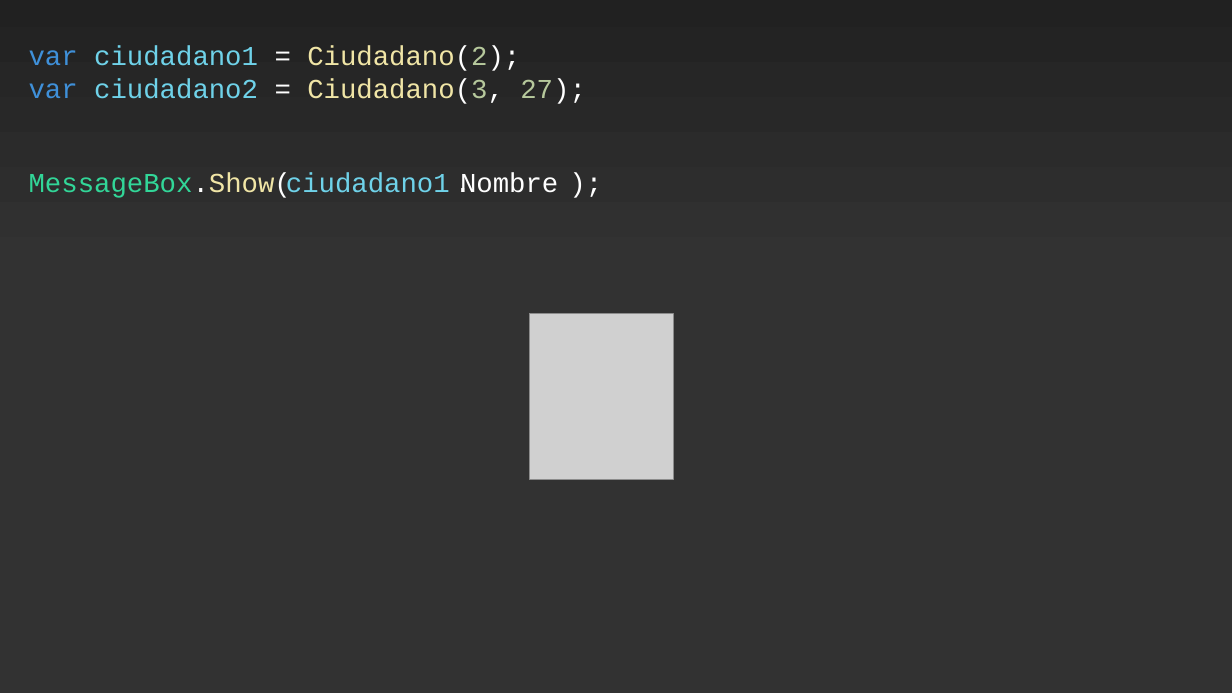
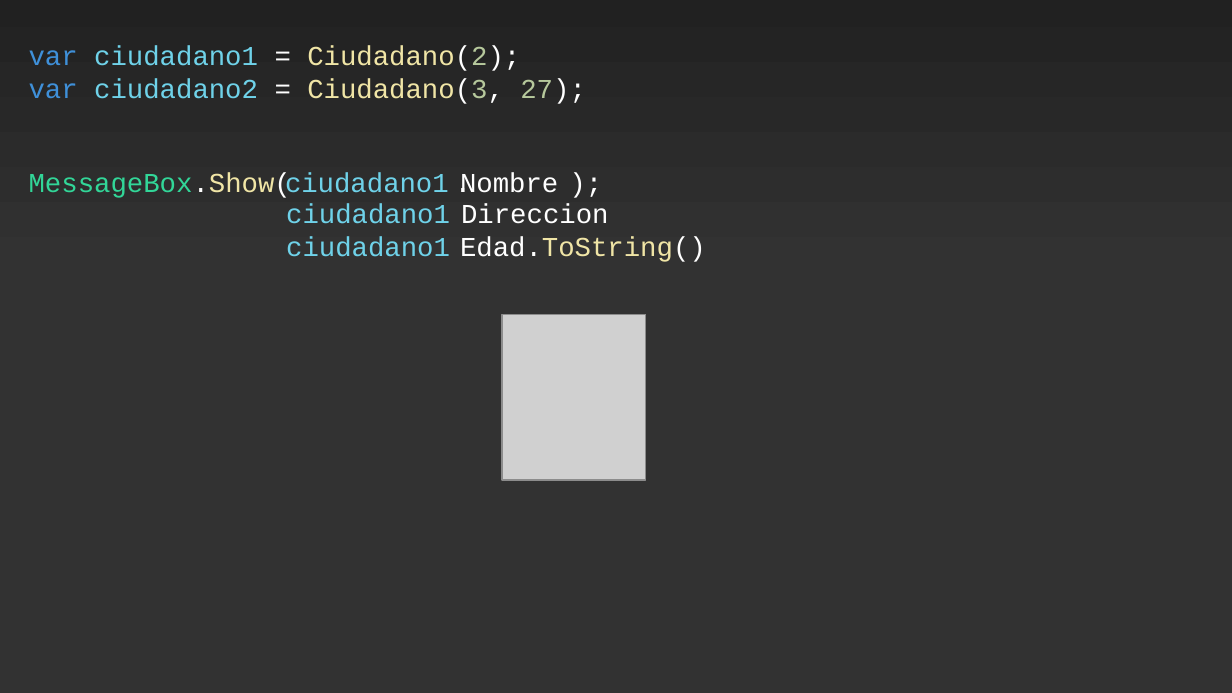
Before and after one commit to Rao00/Rao00-Mi-Viaje, a slide deck: slide 7 of Programacion/Return Facilito.pptx (slide 4 before the commit). Drawn at 1232x693 pixels with LibreOffice and Linux fonts; fonts in the diff are those of the drawing; grey boxes stand for pictures; background and template pictures are left out. Boxes give left, top, right and bottom in pixels: in the first picture for what was removed or moved away, otherwise in the second. Text is boxed around its words. In the diff, an @@ line names an element or a change of style, - is before the commit and + after.

```diff
--- a/Programacion/Return Facilito.pptx
+++ b/Programacion/Return Facilito.pptx
@@ text "ciudadano1": place and size @@
-text "ciudadano1" at <box>286,173,450,193</box>
+text "ciudadano1" at <box>286,204,450,224</box>
@@ text added at <box>461,204,608,224</box>, 16 pt, text #FFFFFF @@
+Direccion
@@ text added at <box>286,237,450,257</box>, 16 pt, text #6FD2E9 @@
+ciudadano1
@@ text added at <box>460,237,706,262</box>, 16 pt, text #F0E5A6 @@
+Edad.ToString()
@@ picture: place and size @@
-picture at <box>530,314,674,479</box>
+picture at <box>503,314,647,479</box>
```
Also in this commit, not shown: 3 slides added, 1 other file.
